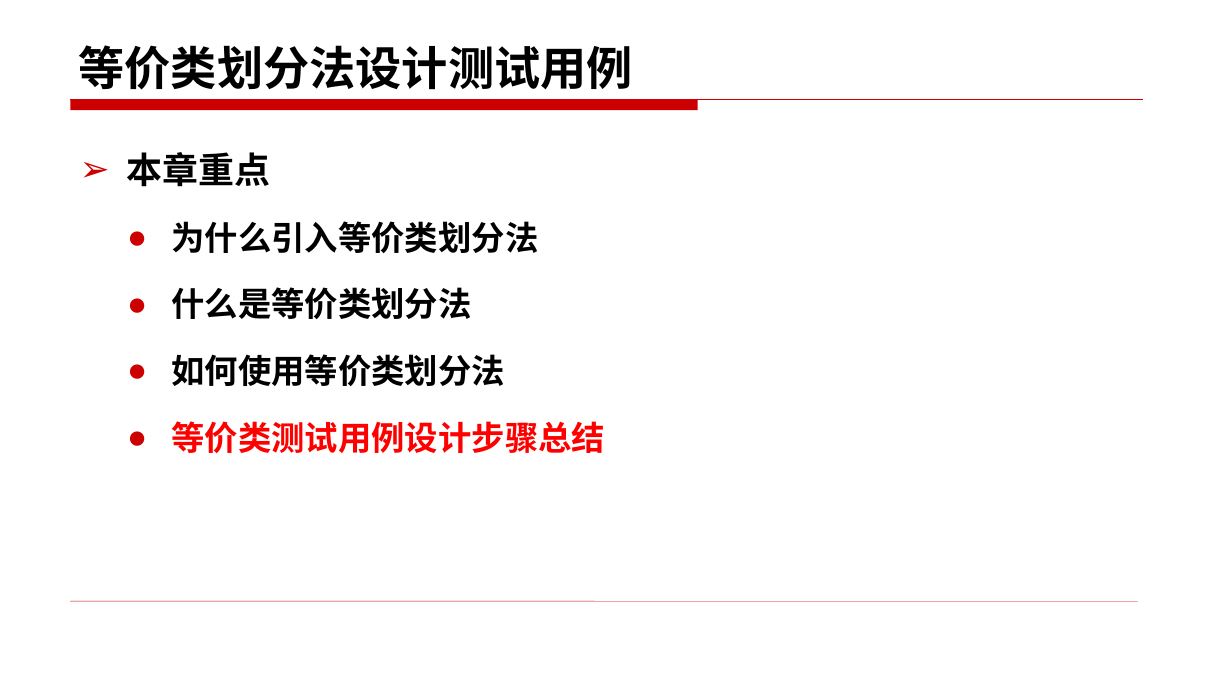
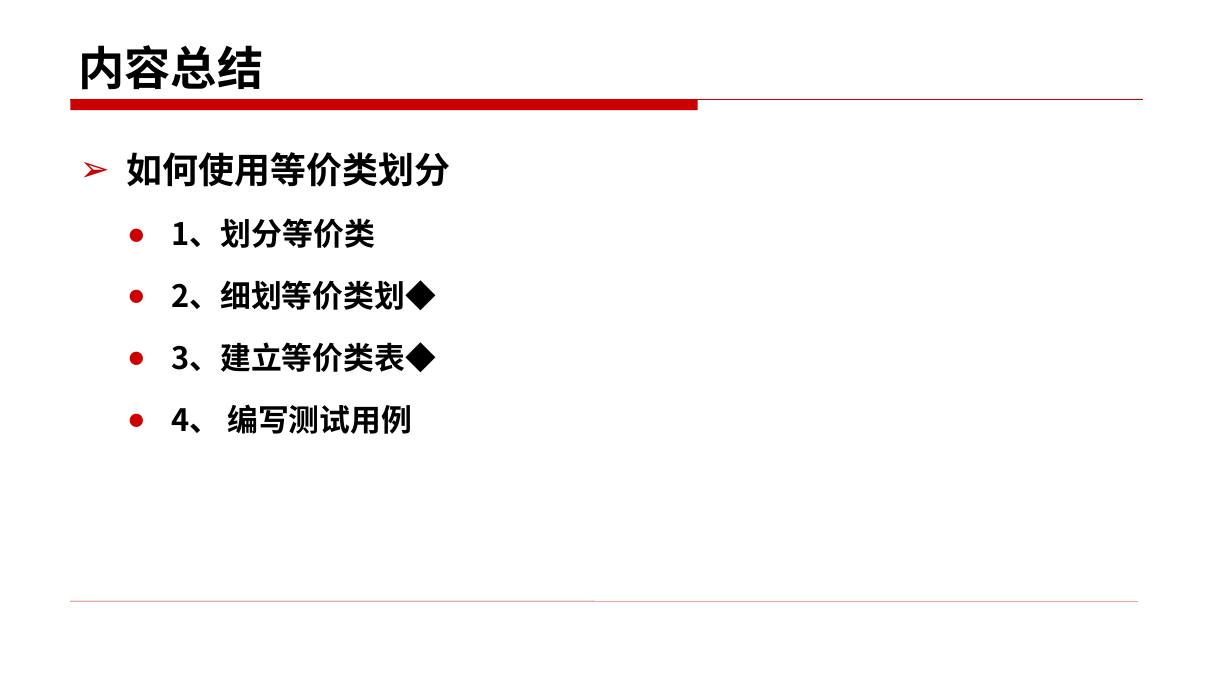
Before and after one commit to changlingling123/Base-of-Testing-2018, a slide deck: slide 41 of 第二部分 软件测试技术/3.1黑盒测试技术——等价类（书上3.3）.pptx (slide 43 before the commit). Drawn at 1232x693 pixels with LibreOffice and Linux fonts; fonts in the diff are those of the drawing. Boxes give left, top, right and bottom in pixels: in the first picture for what was removed or moved away, otherwise in the second. Text is boxed around its words. In the diff, an @@ line names an element or a change of style, - is before the commit and + after.

```diff
--- a/第二部分 软件测试技术/3.1黑盒测试技术——等价类（书上3.3）.pptx
+++ b/第二部分 软件测试技术/3.1黑盒测试技术——等价类（书上3.3）.pptx
@@ title at (x1=78, y1=45, x2=263, y2=90): text changed @@
-等价类划分法设计测试用例
+内容总结
@@ text at (x1=127, y1=152, x2=450, y2=434): text changed; size 26 to 24.1 pt @@
-➢ 本章重点
-  ● 为什么引入等价类划分法
-  ● 什么是等价类划分法
-  ● 如何使用等价类划分法
-  ● 等价类测试用例设计步骤总结
+➢ 如何使用等价类划分
+  ● 1、划分等价类
+  ● 2、细划等价类划◆
+  ● 3、建立等价类表◆
+  ● 4、 编写测试用例
```
Also in this commit, not shown: 27 other slides changed, 9 slides added, 18 slides removed.
